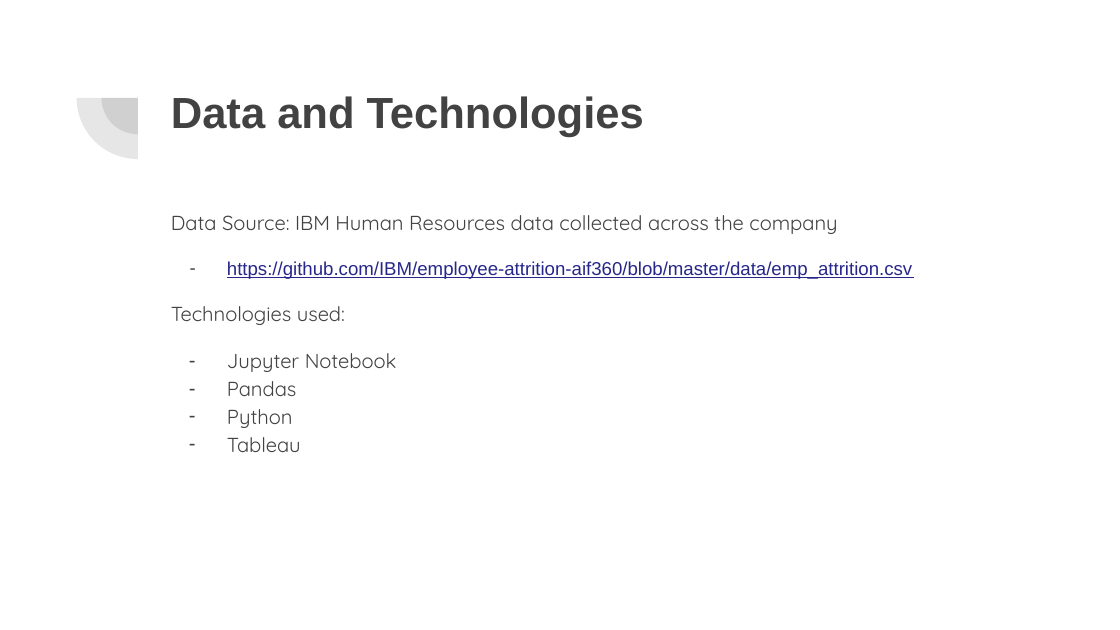
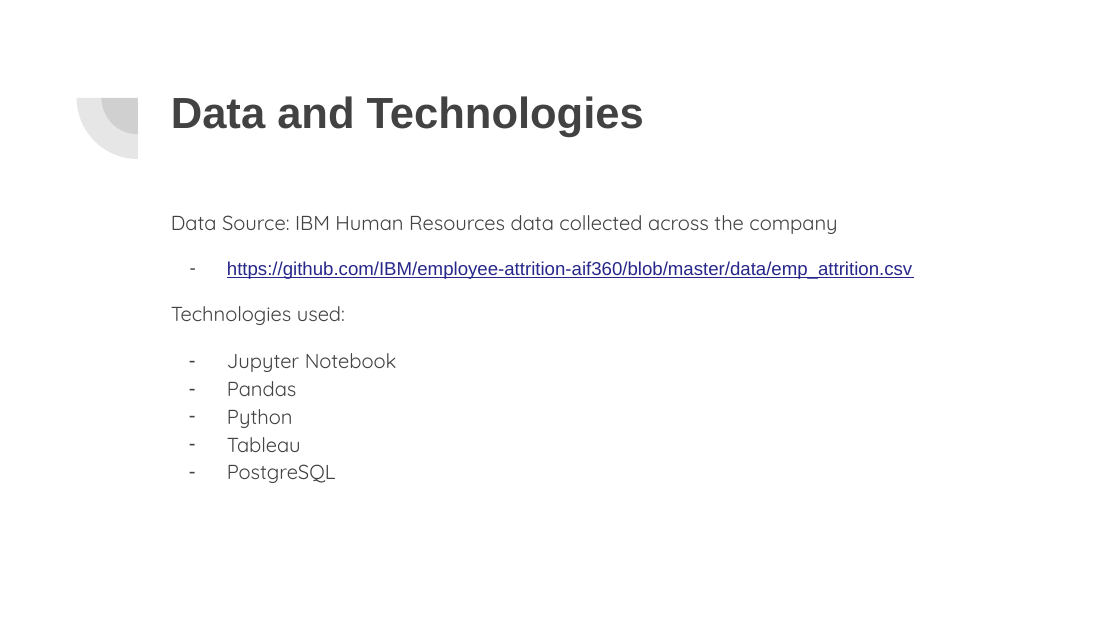
Before and after one commit to lykkelig/Group6_Final_Project, a slide deck: slide 3 of Final Project Presentation.pptx. Drawn at 1120x630 pixels with LibreOffice and Linux fonts; fonts in the diff are those of the drawing. Boxes give left, top, right and bottom in pixels: in the first picture for what was removed or moved away, otherwise in the second. Text is boxed around its words. In the diff, an @@ line names an element or a change of style, - is before the commit and + after.

Commit message:
edit powerpoint

```diff
--- a/Final Project Presentation.pptx
+++ b/Final Project Presentation.pptx
@@ text at (x1=227, y1=464, x2=336, y2=483): paragraph added @@
+– PostgreSQL
```
Also in this commit, not shown: 1 other slide changed, 3 slides added, 1 slide removed, 1 other file.
